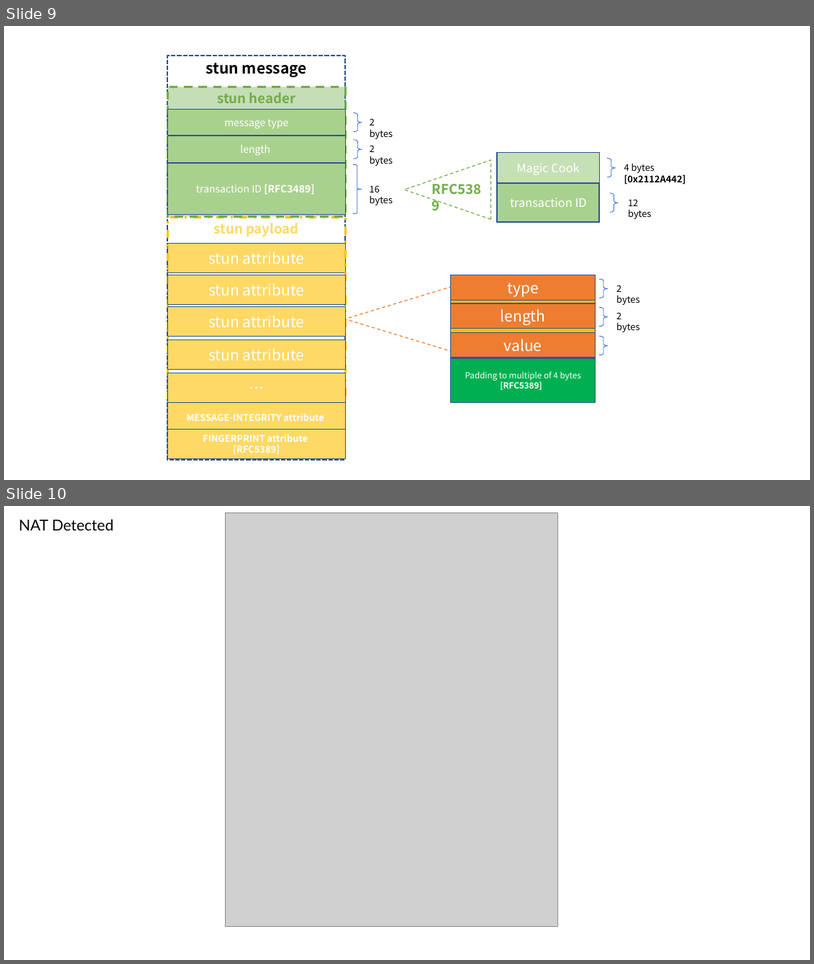
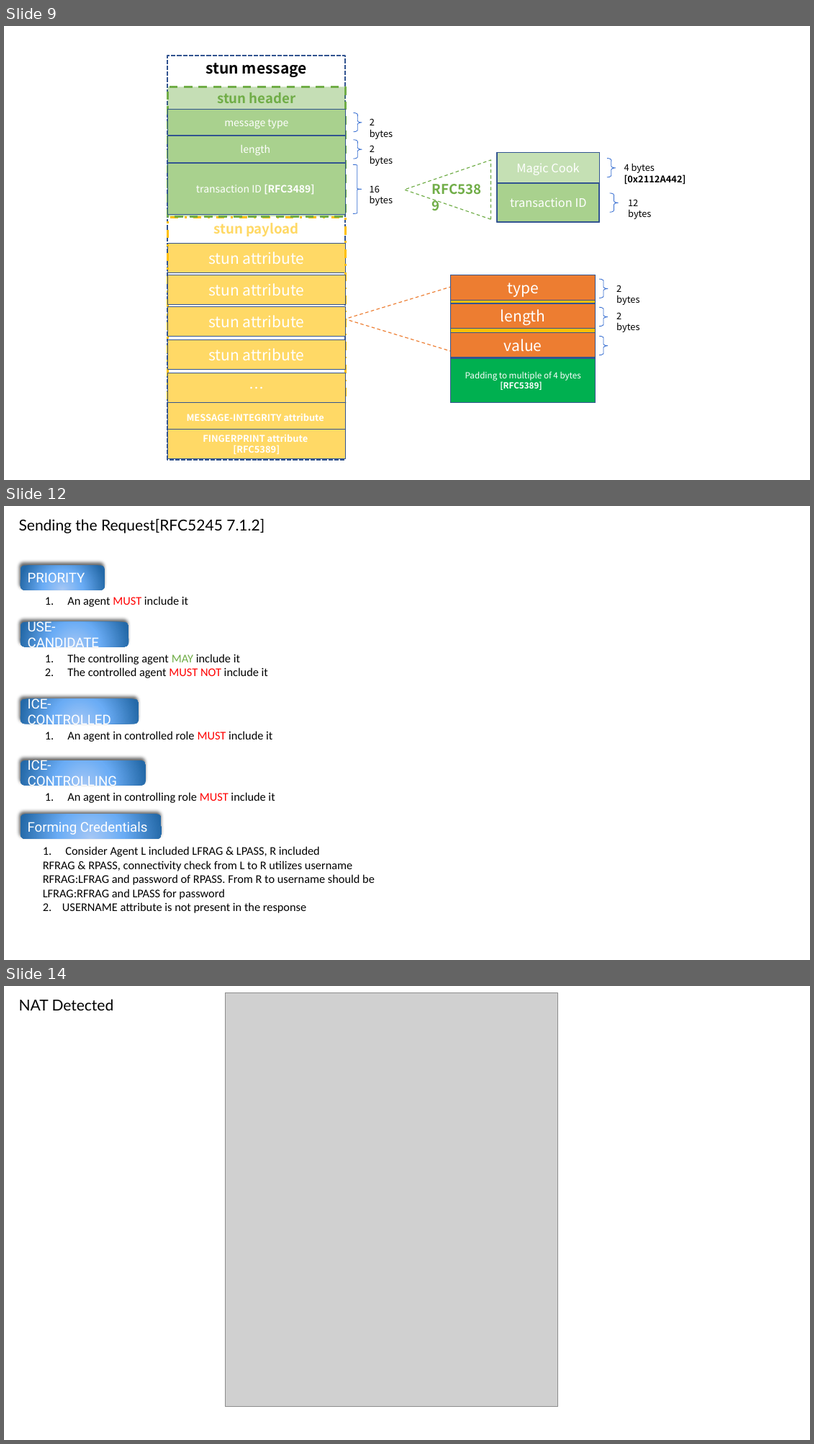
Before and after one commit to httpmail/ice, a slide deck: docs.pptx. Shown one above the other, each under a label of ours: slides 9 and 10 before the commit, slides 9, 12 and 14 after it; the slides between them are not shown. The pictures are 814x964 and 814x1444 pixels, drawn with LibreOffice and Linux fonts; fonts in the diff are those of the drawing; grey boxes stand for pictures. Boxes give left, top, right and bottom in pixels: in the first picture for what was removed or moved away, otherwise in the second. Text is boxed around its words. In the diff, an @@ line names an element or a change of style, - is before the commit and + after.

```diff
--- a/docs.pptx
+++ b/docs.pptx
@@ slide 12 added at bbox=[4, 506, 810, 960], background #FFFFFF @@
@@ text added at bbox=[19, 519, 265, 533], 18 pt, text #000000 @@
+Sending the Request[RFC5245 7.1.2]
@@ rounded rectangle added at bbox=[21, 565, 105, 590], fill gradient #A6C9F6 to #6AACF6 to #2569A8, 16 pt, text #FFFFFF @@
+PRIORITY
@@ text added at bbox=[67, 596, 188, 607], 14 pt, text #000000 @@
+1. An agent MUST include it
@@ rounded rectangle added at bbox=[21, 622, 129, 647], fill gradient #A6C9F6 to #6AACF6 to #2569A8, 16 pt, text #FFFFFF @@
+USE-CANDIDATE
@@ text added at bbox=[67, 654, 268, 678], 14 pt, text #000000 @@
+1. The controlling agent MAY include it
+2. The controlled agent MUST NOT include it
@@ rounded rectangle added at bbox=[21, 699, 139, 723], fill gradient #A6C9F6 to #6AACF6 to #2569A8, 16 pt, text #FFFFFF @@
+ICE-CONTROLLED
@@ text added at bbox=[67, 731, 273, 741], 14 pt, text #000000 @@
+1. An agent in controlled role MUST include it
@@ rounded rectangle added at bbox=[21, 760, 146, 785], fill gradient #A6C9F6 to #6AACF6 to #2569A8, 16 pt, text #FFFFFF @@
+ICE-CONTROLLING
@@ text added at bbox=[67, 792, 275, 803], 14 pt, text #000000 @@
+1. An agent in controlling role MUST include it
@@ rounded rectangle added at bbox=[21, 814, 161, 839], fill gradient #A6C9F6 to #6AACF6 to #2569A8, 16 pt, text #FFFFFF @@
+Forming Credentials
@@ text added at bbox=[43, 846, 375, 913], 14 pt, text #000000 @@
+1. Consider Agent L included LFRAG & LPASS, R included
+RFRAG & RPASS, connectivity check from L to R utilizes username RFRAG:LFRAG and password of RPASS. From R to username should be
+LFRAG:RFRAG and LPASS for password
+2. USERNAME attribute is not present in the response
@@ what was slide 10 is now slide 14 @@
```
Also in this commit, not shown: 3 other slides added, 13 other files.
